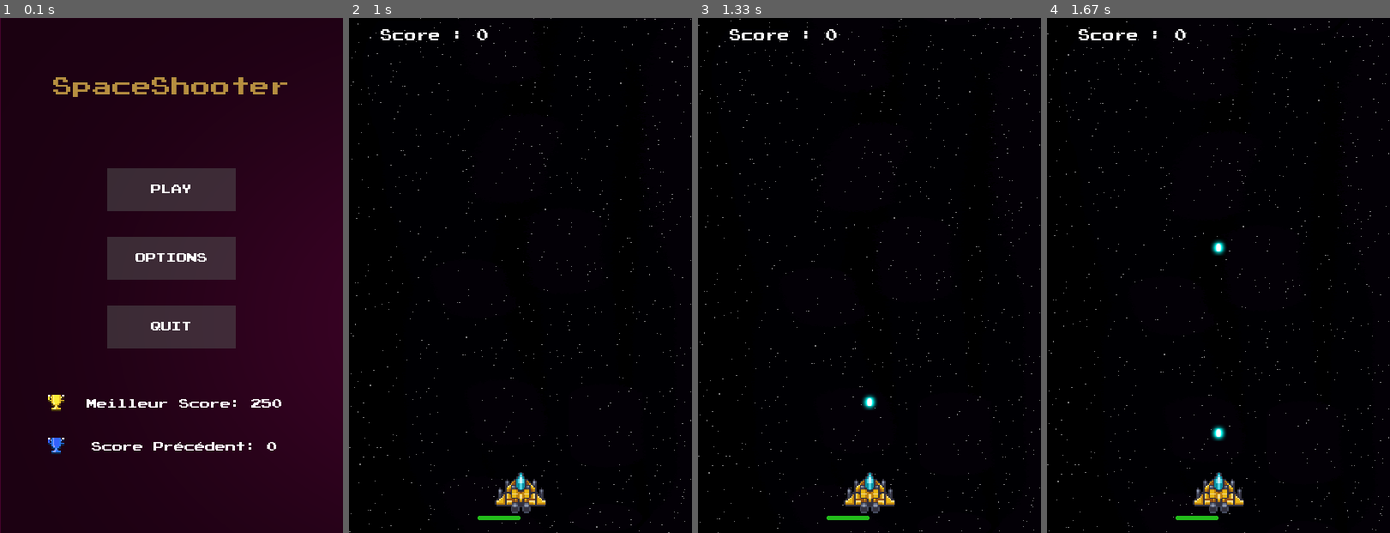
Above: before the commit, frames 1-4 (left to right).
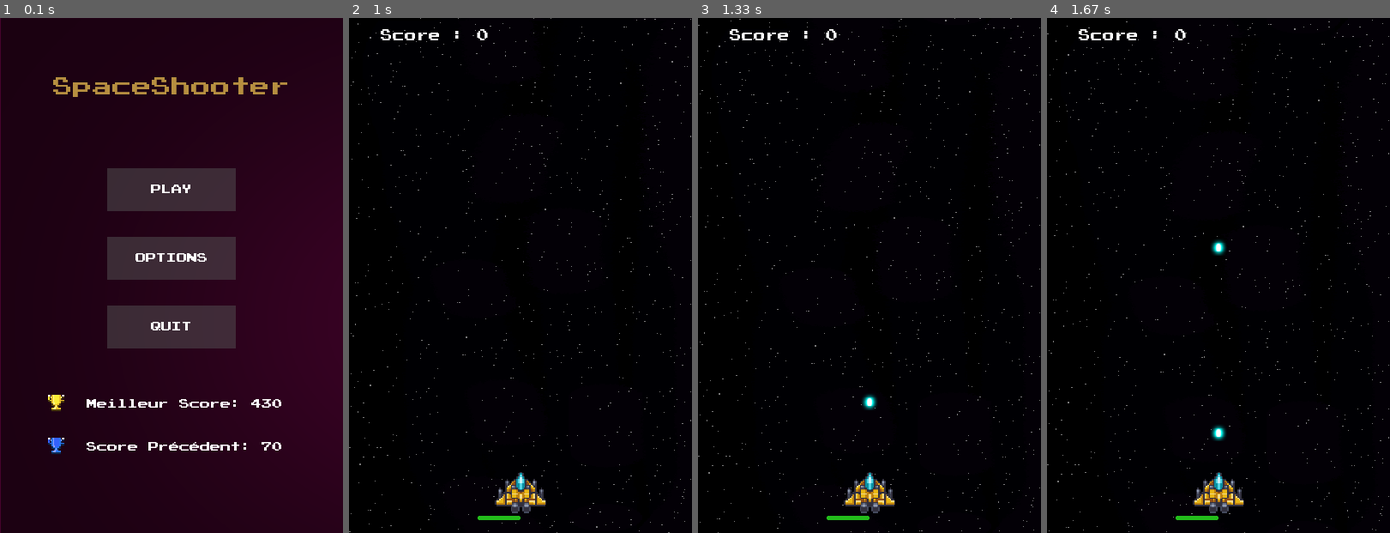
Above: after the commit, the same moments.

Repository: Fabien-crypto/SpaceShooter
Game: pygame game, started from main.py
Two runs of this game, one before a commit and one after it. Both use one fixed random seed, a clock stepped at 60 frames per second and the inputs below.
Inputs:
- Up to frame 1 (0.1 s): no input
- Up to frame 2 (1 s): click "PLAY" at 0.88 s
- Up to frame 3 (1.33 s): tap Space at 1.17 s
- Up to frame 4 (1.67 s): tap Space at 1.57 s

The runs differ from the first frame. In frame 1, 0.5% of the frame differs, in the area x 25-82%, y 74-84%; in frame 2, nothing differs; in frame 3, nothing differs; in frame 4, nothing differs.

Commit message:
résolution bug pygame.update()

Diff:
--- a/main.py
+++ b/main.py
@@ -2,6 +2,7 @@
 from pygame import mixer
 from random import randint
 import sys
+
 
 #Fonctions pour la sauvegarde#
 
@@ -485,7 +486,6 @@
         screen.blit(best_score,(55,438))
         screen.blit(prec_score,(55,488))
 
-
         for button in [PLAY_BUTTON, OPTIONS_BUTTON, QUIT_BUTTON]:
             button.changeColor(MENU_MOUSE_POS)
             button.update(screen)
@@ -503,7 +503,9 @@
                 if QUIT_BUTTON.checkForInput(MENU_MOUSE_POS):
                     pygame.quit()
                     sys.exit()
+
         pygame.display.update()
+
 
 def jeu():
     global score
@@ -599,6 +601,7 @@
                 score = game.player.score
                 save(score,saveread("volume"),saveread("position"),saveread("volume2"),saveread("position2"))
                 pygame.quit()
+                sys.exit()
             if event.type == pygame.KEYDOWN :
                 game.pressed[event.key]=True
                 if event.key==pygame.K_ESCAPE:
--- a/scores.txt
+++ b/scores.txt
@@ -1,6 +1,6 @@
-250
-0
+430
+70
 0.05
 25
-0.1
-50
+0.05
+25
